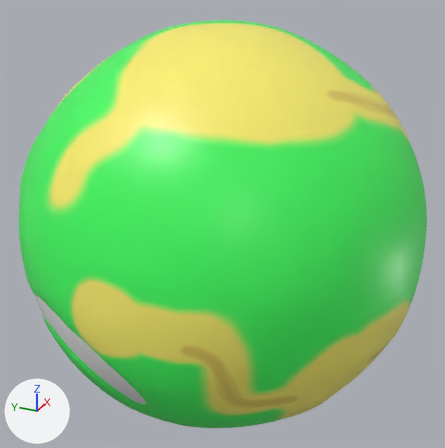
One commit to the Blender file Honours Project/Assets/Models/Jungle.blend: the scene before it, then after it.
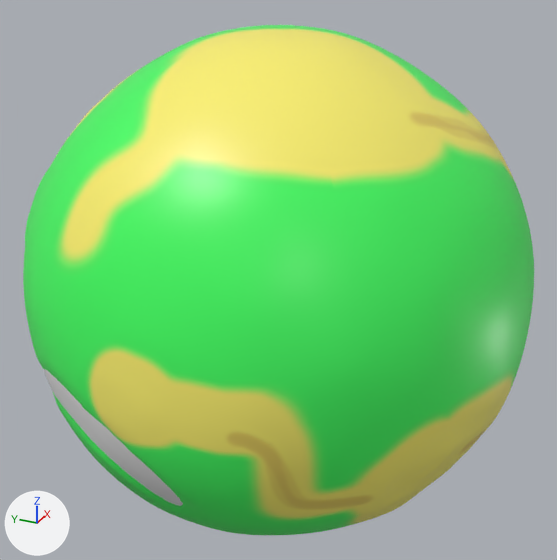
The first picture shows the older version from a camera (50 mm lens) standing at (-122.6, -55.1, 61.6) and looking at (0.2, 0.1, 0.2). The close-ups show both versions on the part from 0% to 100% of the width and 0% to 100% of the height of that picture; other places that the commit changed are outside them. Arrows for +X, +Y and +Z are at lower left; the lights stay in place.

In view in the first close-up: 'Icosphere', 'Water'.
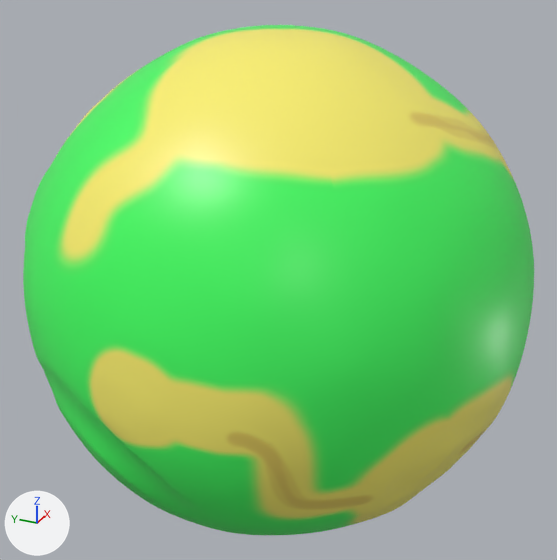
Changed parts and their boxes [x1, y1, x2, y2] in the close-ups (557 x 560 px):
'Water', hidden: before [43, 369, 183, 506]

The edits, one by one:
Object 'Water' (ob_water) is now hidden.
